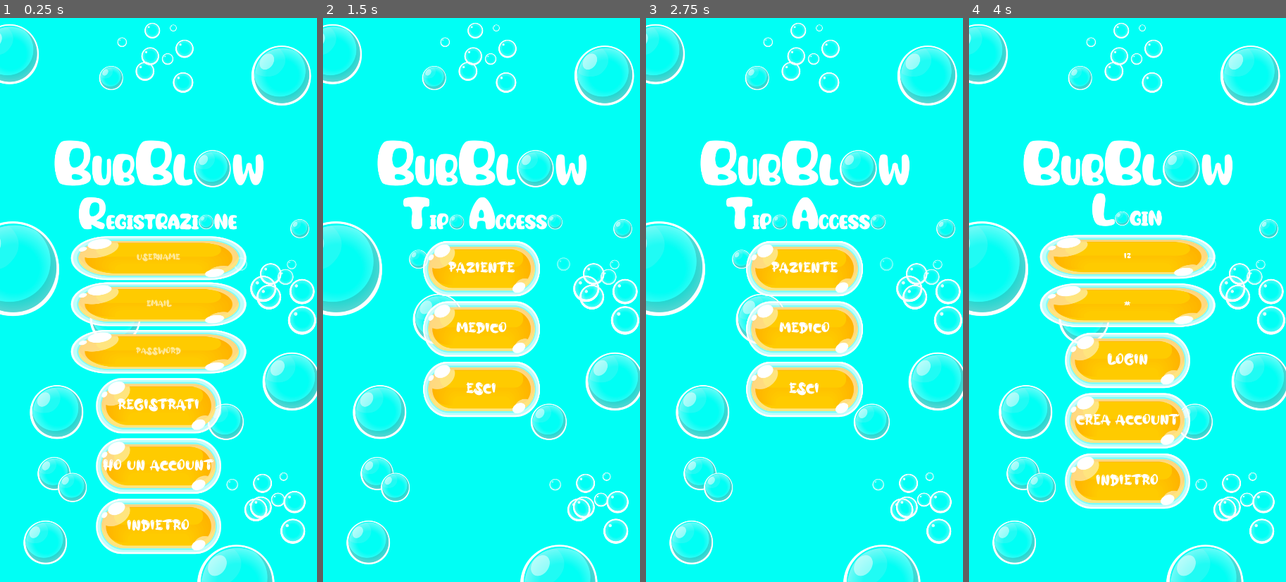
Above: before the commit, frames 1-4 (left to right).
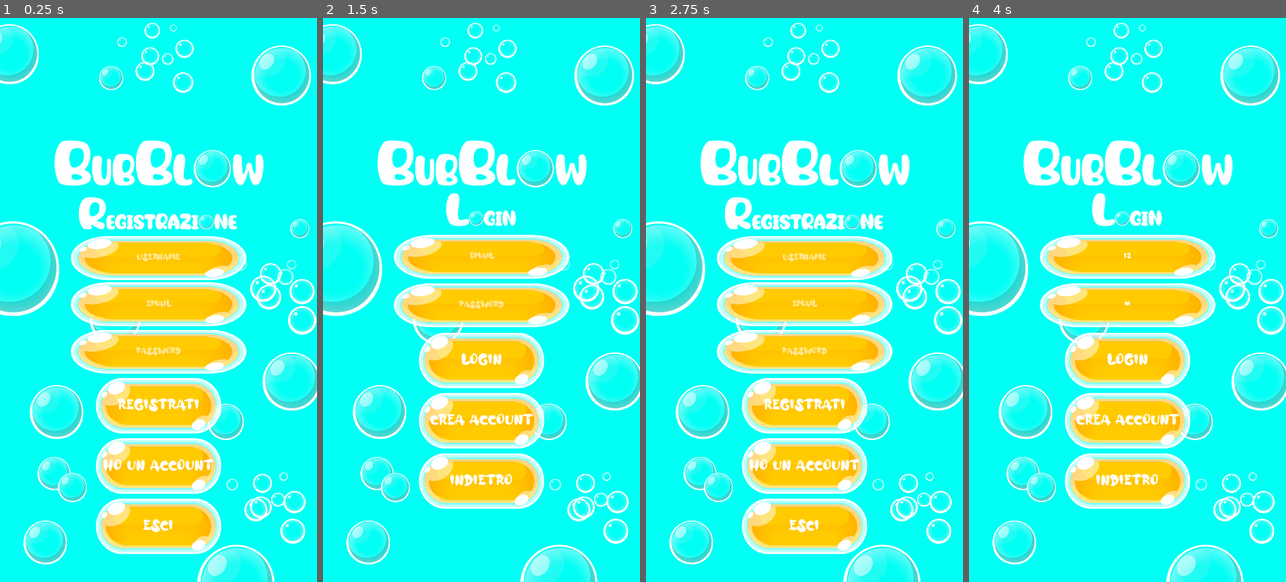
Above: after the commit, the same moments.

Repository: MatteoMassaro/BubBlow
Game: Godot game, scene res://src/screens/RegistrationScreen.tscn
The game is run twice, just before and just after one commit, with the same random seed, the same clock (stepped at 60 frames per second) and the same inputs.
Inputs (mouse positions are in pixels of both pictures, inside the frame that each line leads up to):
- Up to frame 1 (0.25 s): no input
- Up to frame 2 (1.5 s): click (481, 260) at 0.52 s; type "Alex" at 0.6 s; click (481, 305) at 0.75 s; type "12" at 0.83 s; click (481, 350) at 0.98 s; type "12" at 1.07 s; click "INDIETRO" (after the commit: "HO UN ACCOUNT") at 1.25 s
- Up to frame 3 (2.75 s): click (804, 480) at 2 s, where only the run after the commit has a clickable "INDIETRO"
- Up to frame 4 (4 s): click "PAZIENTE" (after the commit: "HO UN ACCOUNT") at 2.75 s; click (1127, 254) at 3.52 s; type "12" at 3.6 s; click (1127, 305) at 3.75 s; type "12" at 3.83 s

The runs differ from the first frame. In frame 1, 0.3% of the frame differs, in the area x 40-60%, y 88-92%; in frame 2, 19%; in frame 3, 22%, in the area x 22-78%, y 31-96%; in frame 4, nothing differs.

Commit message:
Schermate ordinate

Diff:
--- a/src/screens/LoginScreen.tscn
+++ b/src/screens/LoginScreen.tscn
@@ -96,7 +96,7 @@
 margin_bottom = 600.0
 rect_pivot_offset = Vector2( 200, 100 )
 text = "INDIETRO"
-next_scene_path = "res://src/screens/ChoiseScreen.tscn"
+next_scene_path = "res://src/screens/RegistrationScreen.tscn"
 
 [node name="NotificationPanel" type="PanelContainer" parent="."]
 visible = false
--- a/src/screens/RegistrationScreen.tscn
+++ b/src/screens/RegistrationScreen.tscn
@@ -8,6 +8,7 @@
 [ext_resource path="res://src/screens/MailField.gd" type="Script" id=6]
 [ext_resource path="res://src/screens/PasswordField.gd" type="Script" id=7]
 [ext_resource path="res://assets/user interface/themes/AlloyInk-lgdWw.otf" type="DynamicFontData" id=8]
+[ext_resource path="res://src/user interface/QuitButton.tscn" type="PackedScene" id=9]
 
 [sub_resource type="StyleBoxFlat" id=2]
 corner_radius_top_left = 50
@@ -103,13 +104,10 @@
 text = "HO UN ACCOUNT"
 next_scene_path = "res://src/screens/LoginScreen.tscn"
 
-[node name="BackButton" parent="Menu" instance=ExtResource( 2 )]
+[node name="QuitButton" parent="Menu" instance=ExtResource( 9 )]
 margin_top = 410.0
 margin_right = 428.0
 margin_bottom = 600.0
-rect_pivot_offset = Vector2( 200, 100 )
-text = "INDIETRO"
-next_scene_path = "res://src/screens/ChoiseScreen.tscn"
 
 [node name="HTTPRequest" type="HTTPRequest" parent="."]
 
Not shown: 1 places in src/screens/RegistrationScreen.tscn that only renumber resources
